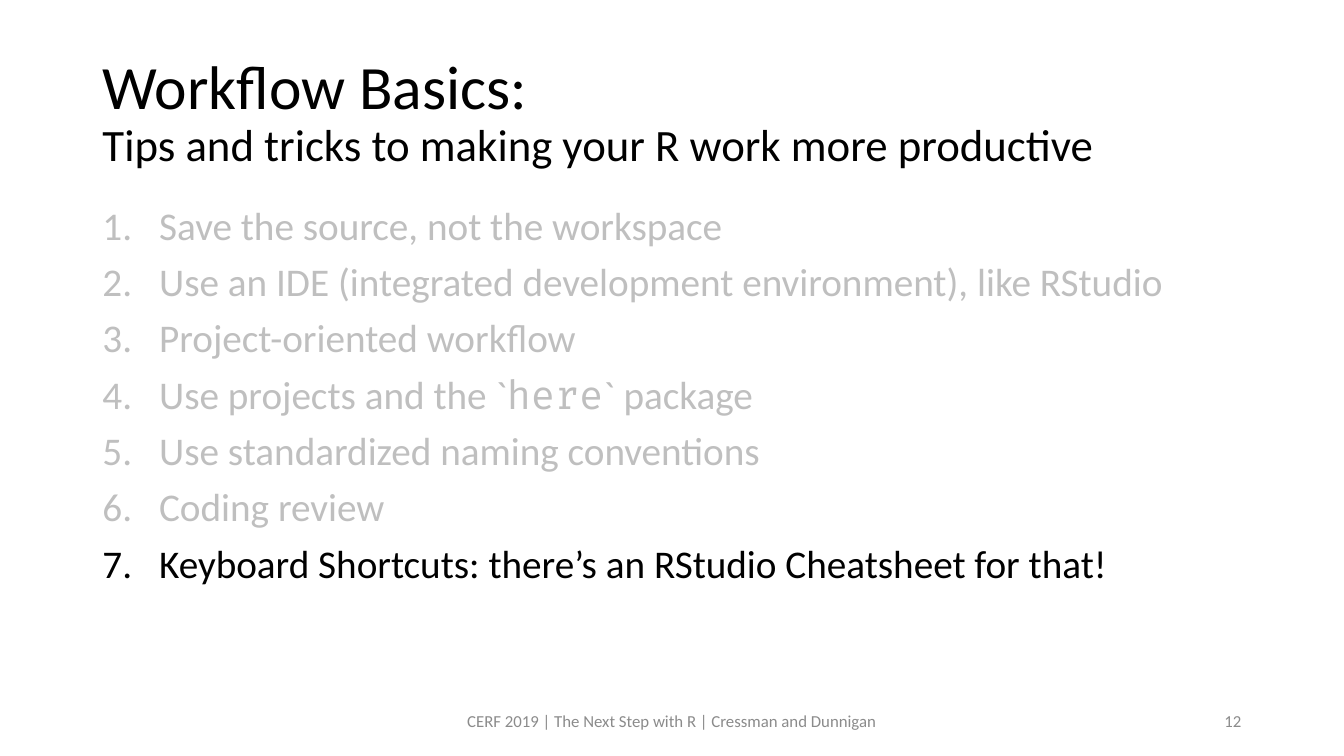
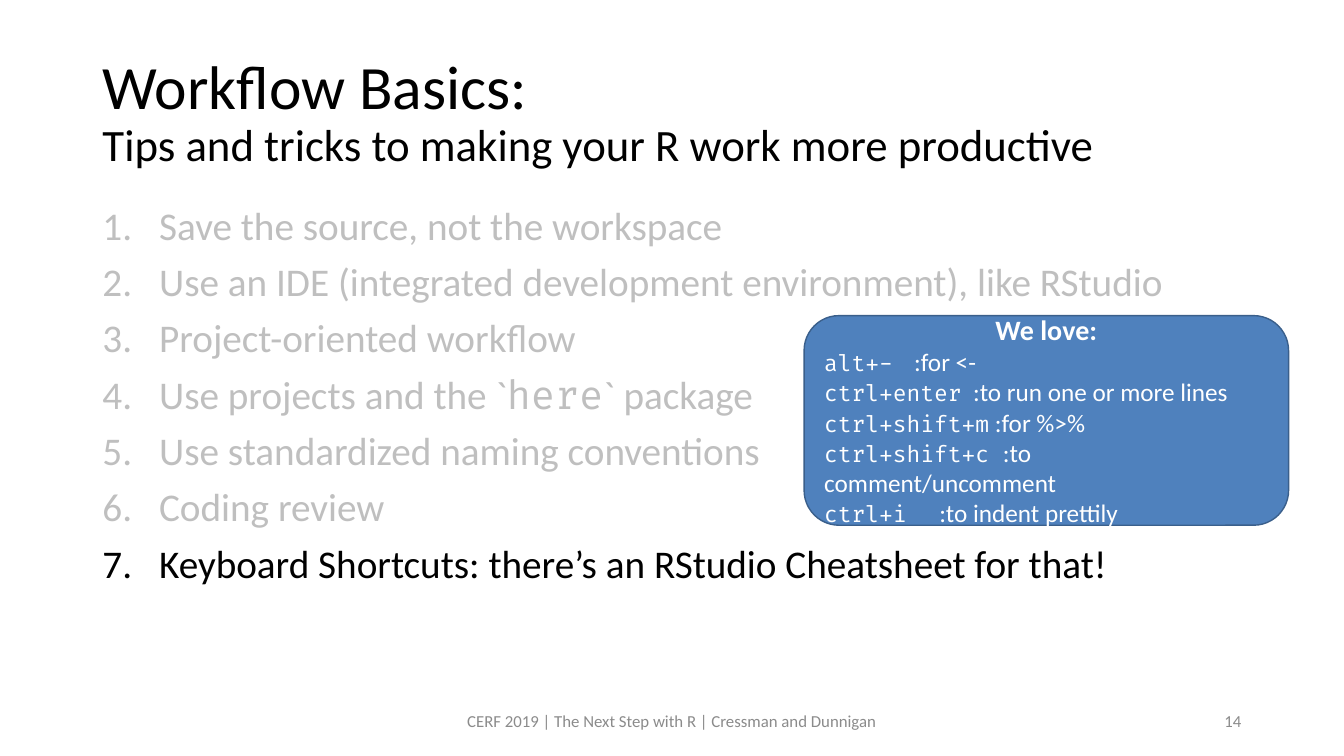
Before and after one commit to swmpkim/2019_CERF, a slide deck: slide 14 of slides/00_Introduction.pptx (slide 12 before the commit). Drawn at 1344x756 pixels with LibreOffice and Linux fonts; fonts in the diff are those of the drawing. Boxes give left, top, right and bottom in pixels: in the first picture for what was removed or moved away, otherwise in the second. Text is boxed around its words. In the diff, an @@ line names an element or a change of style, - is before the commit and + after.

```diff
--- a/slides/00_Introduction.pptx
+++ b/slides/00_Introduction.pptx
@@ rounded rectangle added at (x1=805, y1=316, x2=1290, y2=525), fill #4F81BD, outline #3A5F8C 1 pt, 18 pt, text #FFFFFF @@
+We love:
+alt+- :for <-
+ctrl+enter :to run one or more lines
+ctrl+shift+m :for %>%
+ctrl+shift+c :to comment/uncomment
+ctrl+i :to indent prettily
@@ page number at (x1=1224, y1=716, x2=1241, y2=727): text changed @@
-12
+14
```
Also in this commit, not shown: 4 other slides changed, 2 slides added, 1 other file.
